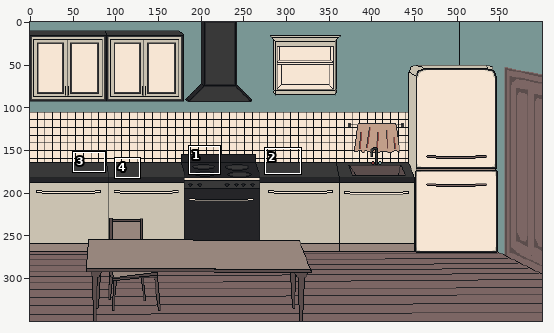
File history of a pixel-art file, art_resources/backgrounds/Kitchen.aseprite. The picture above shows the old version from afar; the outline marks the close-up.
Close-up. The starting point:
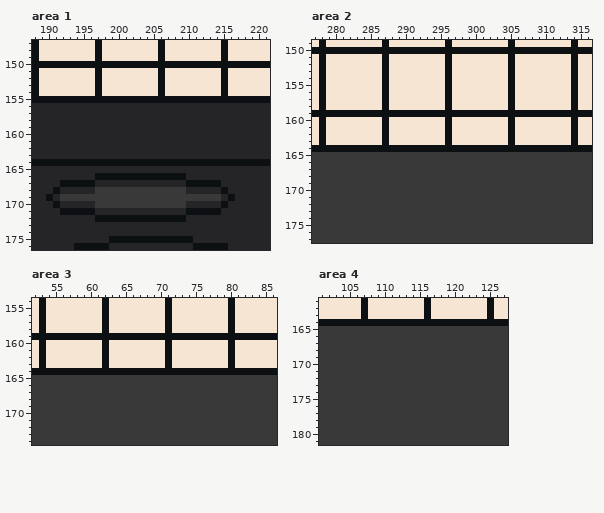
600x350 pixels, 1 frame. Shown: area 1: x 188..221, y 147..176; area 2: x 277..316, y 149..177; area 3: x 52..86, y 154..174; area 4: x 101..127, y 161..181. The commit also changed other parts of the picture, which this record leaves out.
After:
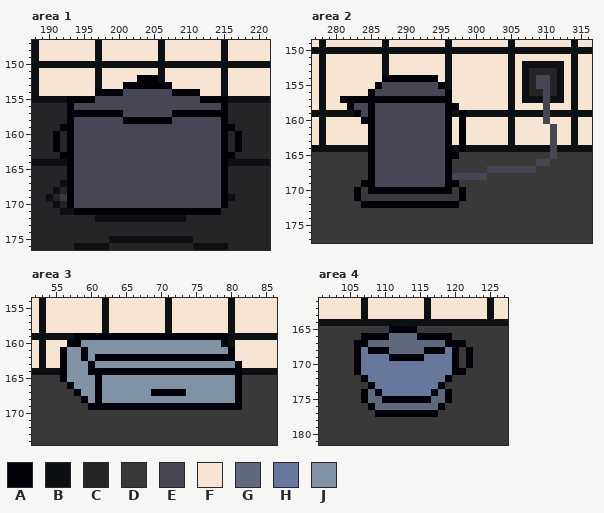
Palette (. is transparent): A #020107  B #0d1013  C #252528  D #393939  E #464654  F #f6e5d3  G #60697b  H #68789c  J #8292a5
The edit:
layer "Предметы на кухне" added
Changed rows in their new state; - is an unchanged pixel.
Area 1, layer "Предметы на кухне":
first column x 191:
152 ------------AAA------------
153 ----------AAAAAAA----------
154 ------AAAAEEEEEEEAAAA------
155 --AAAAEEEEEEEEEEEEEEEAAAA--
156 --AEEEEEEEEEEEEEEEEEEEEEA--
157 --AAAAAAAAEEEEEEEAAAAAAAA--
158 --AEEEEEEEAAAAAAAEEEEEEEA--
159 -AAEEEEEEEEEEEEEEEEEEEEEAA-
160 A-AEEEEEEEEEEEEEEEEEEEEEA-A
161 A-AEEEEEEEEEEEEEEEEEEEEEA-A
162 A-AEEEEEEEEEEEEEEEEEEEEEA-A
163 -AAEEEEEEEEEEEEEEEEEEEEEAA-
164 --AEEEEEEEEEEEEEEEEEEEEEA--
165 --AEEEEEEEEEEEEEEEEEEEEEA--
166 --AEEEEEEEEEEEEEEEEEEEEEA--
167 --AEEEEEEEEEEEEEEEEEEEEEA--
168 --AEEEEEEEEEEEEEEEEEEEEEA--
169 --AEEEEEEEEEEEEEEEEEEEEEA--
170 --AEEEEEEEEEEEEEEEEEEEEEA--
171 ---AAAAAAAAAAAAAAAAAAAAA---
Area 2, layers "Предметы на кухне", "Стены":
first column x 281:
152 --------------------------BBBBBB
153 --------------------------BCCCCB
154 ------AAAAAAAA------------BCEECB
155 -----AEEEEEEEEA-----------BCEECB
156 ----AEEEEEEEEEEA----------BCCECB
157 AAAAAAAAAAAAAAAA----------BBBEBB
158 -AEEAEEEEEEEEEEAA------------E--
159 --AEAEEEEEEEEEEA-A-----------E--
160 ---AAEEEEEEEEEEA-A-----------E--
161 ----AEEEEEEEEEEA-A------------E-
162 ----AEEEEEEEEEEA-A------------E-
163 ----AEEEEEEEEEEA-A------------E-
164 ----AEEEEEEEEEEA-A------------E-
165 ----AEEEEEEEEEEAA-------------E-
166 ----AEEEEEEEEEEA------------EE--
167 ----AEEEEEEEEEEA-----EEEEEEE----
168 ----AEEEEEEEEEEAEEEEE-----------
169 ---AAEEEEEEEEEEAA---------------
170 --A-AAAAAAAAAAAA-A--------------
171 --A--------------A--------------
172 ---AAAAAAAAAAAAAA---------------
Area 3, layer "Предметы на кухне":
first column x 56:
159 --AAAAAAAAAAAAAAAAAAAAAA--
160 -AAJJJJJJJJJJJJJJJJJJJJA--
161 AJJAJJJJJJJJJJJJJJJJJJJJA-
162 AJJAJAAAAAAAAAAAAAAAAAAAA-
163 AJJJAJJJJJJJJJJJJJJJJJJJJA
164 AJJJAAAAAAAAAAAAAAAAAAAAAA
165 AJJJJAJJJJJJJJJJJJJJJJJJJA
166 -AJJJAJJJJJJJJJJJJJJJJJJJA
167 --AJJAJJJJJJJAAAAAJJJJJJJA
168 ---AJAJJJJJJJJJJJJJJJJJJJA
169 ----AAAAAAAAAAAAAAAAAAAAAA
Area 4, layer "Предметы на кухне":
first column x 106:
165 -----AAAA--------
166 -AAAAGGGGAAAAA---
167 AAGGGGGGGGGGGAAA-
168 AHAAAGGGGGAAAHA-A
169 AHHHHAAAAAHHHHA-A
170 AHHHHHHHHHHHHHA-A
171 AHHHHHHHHHHHHHAA-
172 -AHHHHHHHHHHHA---
173 --AHHHHHHHHHA----
174 -AGAHHHHHHHAGA---
175 -AGGAAAAAAAGGA---
176 --AGGGGGGGGGA----
177 ---AAAAAAAAA-----
